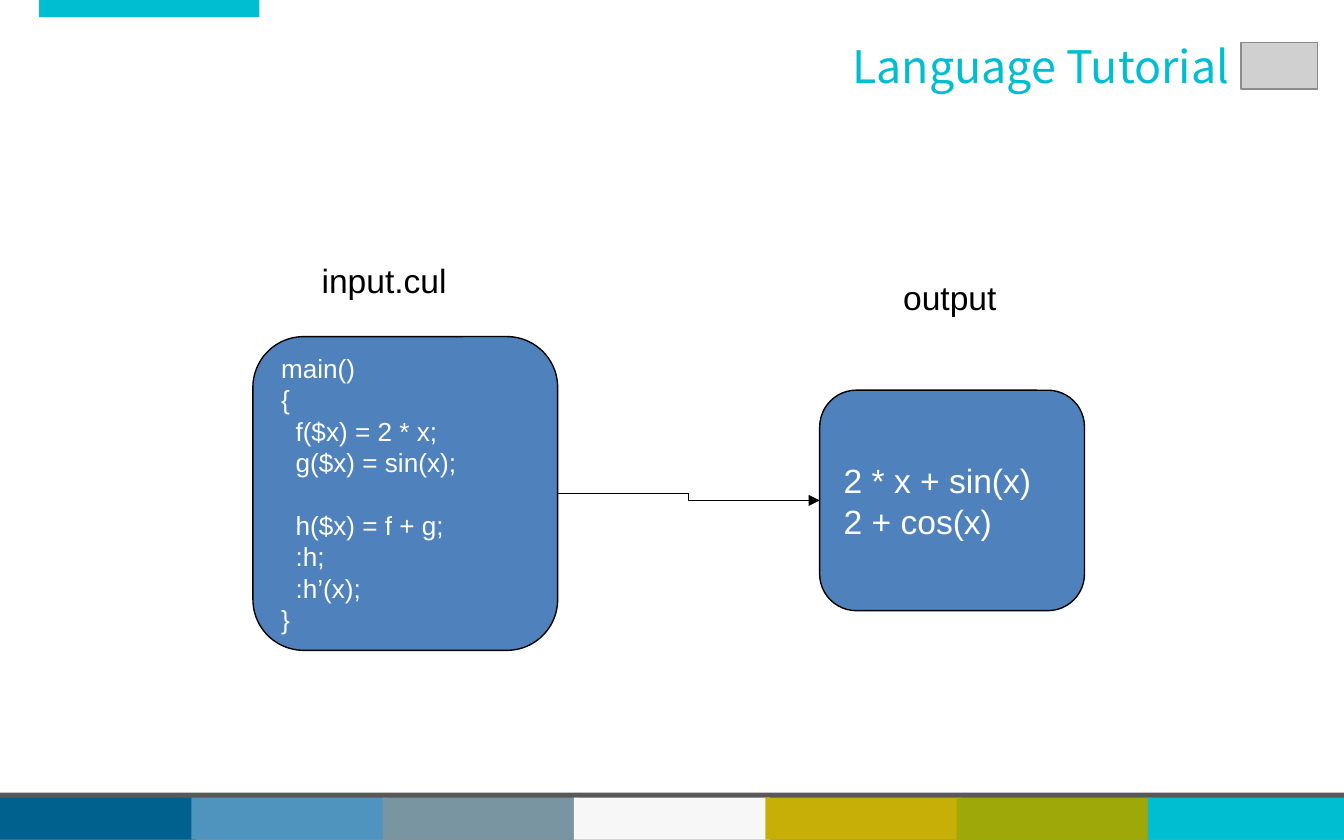
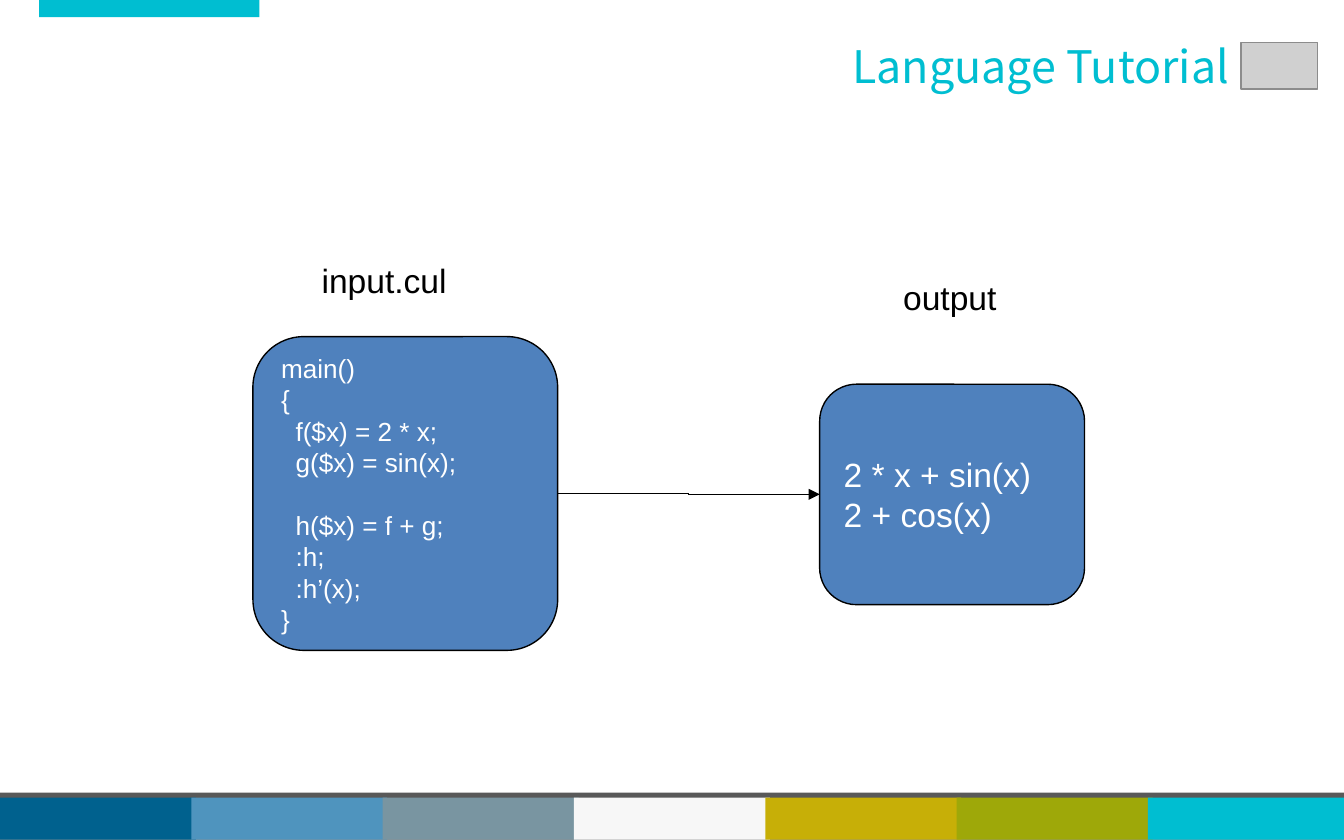
Before and after one commit to jandyhuang/Calcul2, a slide deck: slide 5 of Calcul^2.ppt. Drawn at 1344x840 pixels with LibreOffice and Linux fonts; fonts in the diff are those of the drawing; grey boxes stand for pictures. Boxes give left, top, right and bottom in pixels: in the first picture for what was removed or moved away, otherwise in the second. Text is boxed around its words. In the diff, an @@ line names an element or a change of style, - is before the commit and + after.

Commit message:
Update again

```diff
--- a/Calcul^2.ppt
+++ b/Calcul^2.ppt
@@ rounded rectangle "2 * x + sin(x)": place and size @@
-rounded rectangle "2 * x + sin(x)" at [820,390,1085,610]
+rounded rectangle "2 * x + sin(x)" at [820,384,1085,605]
@@ elbow arrow moved from (558, 493) - (820, 500) to (558, 493) - (820, 495) @@
```
